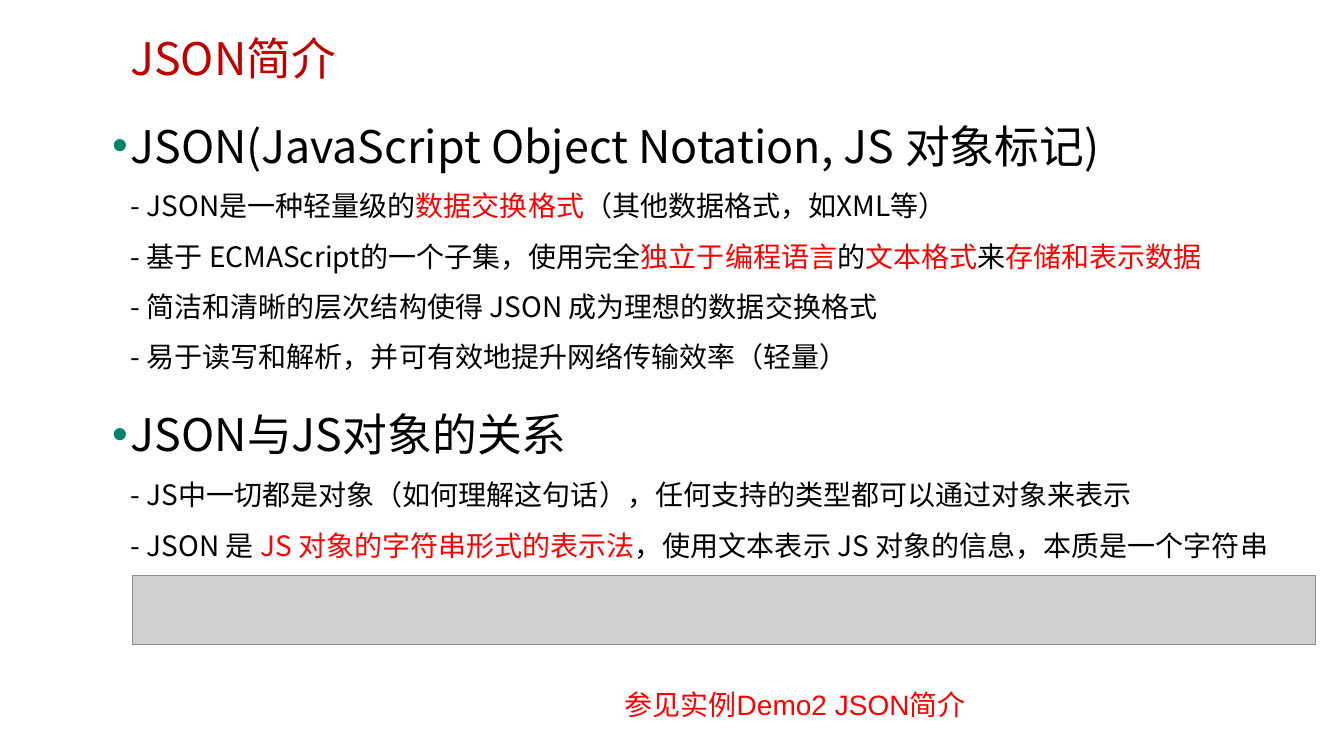
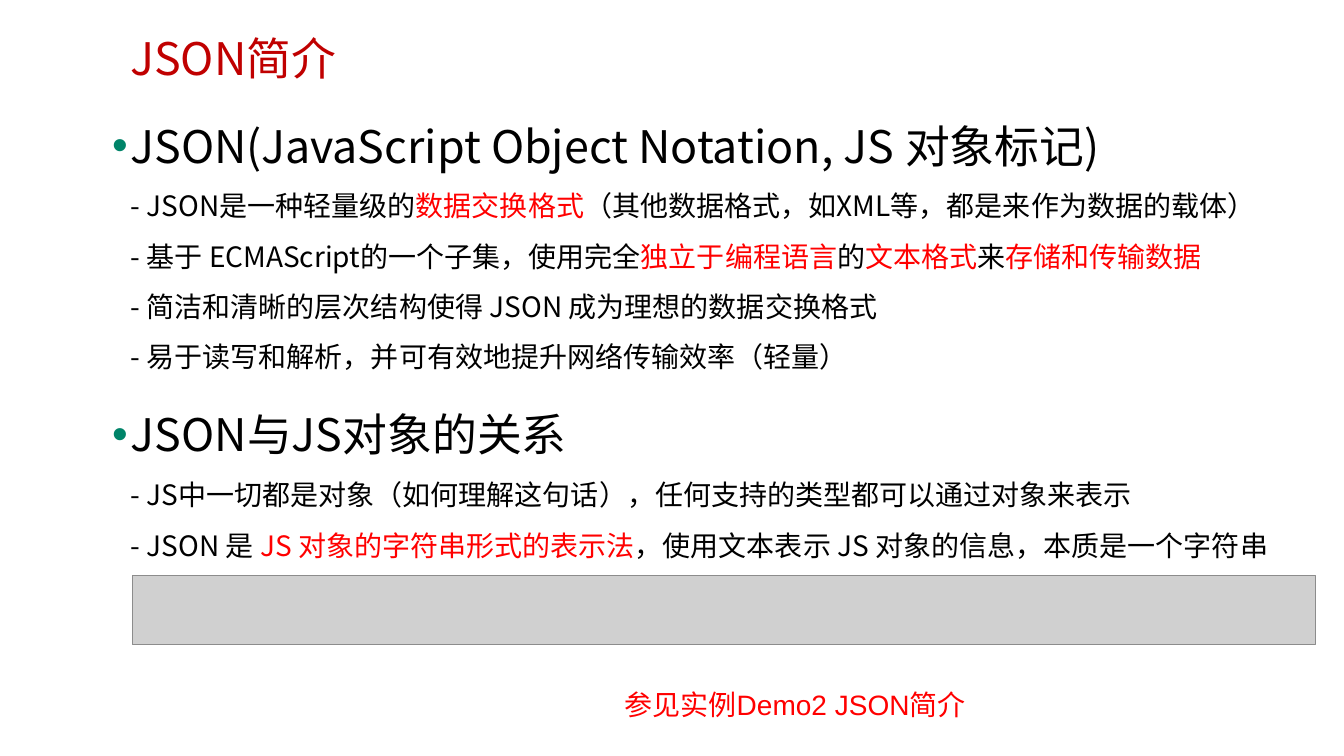
Before and after one commit to edu2act/course-javascript-advanced, a slide deck: slide 7 of 课程PPT/11.JavaScript标准内置对象-非构造器（Math、JSON）.pptx. Drawn at 1344x756 pixels with LibreOffice and Linux fonts; fonts in the diff are those of the drawing; grey boxes stand for pictures; background and template pictures are left out. Boxes give left, top, right and bottom in pixels: in the first picture for what was removed or moved away, otherwise in the second. Text is boxed around its words. In the diff, an @@ line names an element or a change of style, - is before the commit and + after.

```diff
--- a/课程PPT/11.JavaScript标准内置对象-非构造器（Math、JSON）.pptx
+++ b/课程PPT/11.JavaScript标准内置对象-非构造器（Math、JSON）.pptx
@@ text at bbox=[131, 125, 1256, 370]: text changed @@
-• JSON(JavaScript Object Notation, JS 对象标记)
-  - JSON是一种轻量级的数据交换格式（其他数据格式，如XML等）
-  - 基于 ECMAScript的一个子集，使用完全独立于编程语言的文本格式来存储和表示数据
-  - 简洁和清晰的层次结构使得 JSON 成为理想的数据交换格式
-  - 易于读写和解析，并可有效地提升网络传输效率（轻量）
+• JSON(JavaScript Object Notation, JS 对象标记)
+  - JSON是一种轻量级的数据交换格式（其他数据格式，如XML等，都是来作为数据的载体）
+  - 基于 ECMAScript的一个子集，使用完全独立于编程语言的文本格式来存储和传输数据
+  - 简洁和清晰的层次结构使得 JSON 成为理想的数据交换格式
+  - 易于读写和解析，并可有效地提升网络传输效率（轻量）
```
Also in this commit, not shown: 1 other slide changed, 12 other files.
